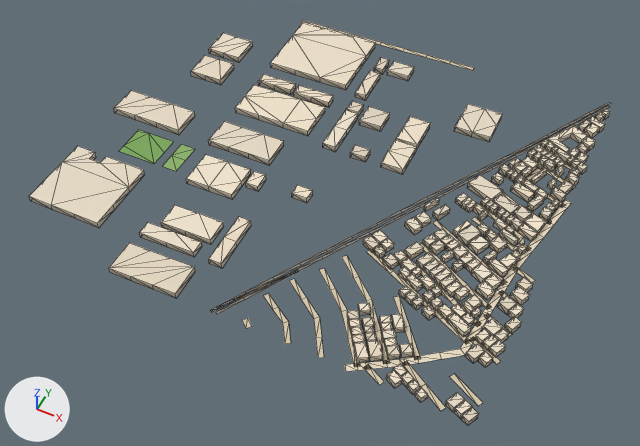
The glTF model public/assets/bengaluru-region-v1/tiles/t-6_15-l1.glb as it was, and as the next commit left it.
Both versions are drawn from a camera (50 mm lens) standing at (-2444.0, 7073.0, 730.0) and looking at (-2754.0, 7694.0, -46.0). The lights are fixed; the arrows at lower left show +X, +Y and +Z. The picture after the commit comes second. Mesh edges are drawn as thin lines.

In view in the first picture: 'building', 'ground'.
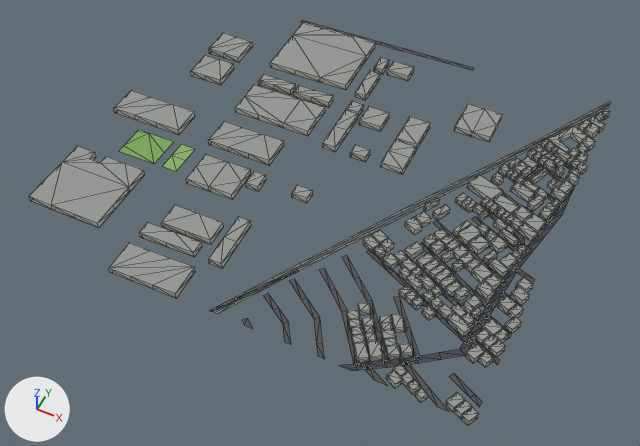
Changed parts and their boxes (x1, y1, x2, y2) in the pictures (640 x 446 px; the box of a moved part takes in the faces that stretch with it):
'ground', reshaped
    before: (119, 20, 611, 411)
    after: (119, 20, 611, 412)
part 1 of me_building, recoloured (white to grey)
    both: (29, 22, 610, 425)
part 2 of me_ground, moved or reshaped
    before: (211, 102, 611, 411)
    after: (210, 102, 611, 412)
part 3 of me_ground, recoloured
    both: (211, 20, 609, 409)

The change in detail:
me_building is used by ob_building; location (-3000.0, 7500.0, 0.0).
me_building had 1696 vertices, 2144 faces and spanned x -45.0..505.0, y -5.0..477.0, z 0.0..8.0.
me_building now has 1696 vertices, 2592 faces and spans x -45.0..505.0, y -5.0..477.0, z 0.0..8.0.
me_building part 1: 2144 kept faces spanning x -45.0..505.0, y -5.0..477.0, z 0.0..8.0 get new vertex colours.
Edits to the shape of me_building do not show in these pictures.
me_ground is used by ob_ground; location (-3000.0, 7500.0, 0.0).
me_ground had 344 vertices, 268 faces and spanned x 0.0..504.0, y -3.0..501.0, z 1.0.
me_ground now has 355 vertices, 279 faces and spans x 0.0..500.0, y 0.0..500.0, z 1.0.
Part 2, on me_ground:
30 vertices are removed from x 225.0..502.0, y -3.0..499.0, z 1.0.
34 faces are deleted.
5 vertices in x 467.0..501.0, y 220.0..456.0, z 1.0 move by (-1.0, 0.0, 0.0).
4 vertices in x 467.0..499.0, y 212.0..450.0, z 1.0 move by (1.0, 0.0, 0.0).
3 vertices in x 221.0..446.0, y -1.0..407.0, z 1.0 move by (1.0, 1.0, 0.0).
3 vertices in x 443.0..472.0, y 3.0..18.0, z 1.0 move by (5.0, -3.0, 0.0).
28 vertices move from x 218.0..504.0, y -3.0..501.0, z 1.0 to x 218.0..500.0, y 0.0..500.0, z 1.0.
41 vertices are added at x 224.0..500.0, y 0.0..500.0, z 1.0.
45 new faces join them.
me_ground part 3: 224 kept faces spanning x 75.0..500.0, y 0.0..495.0, z 1.0 get new vertex colours.
